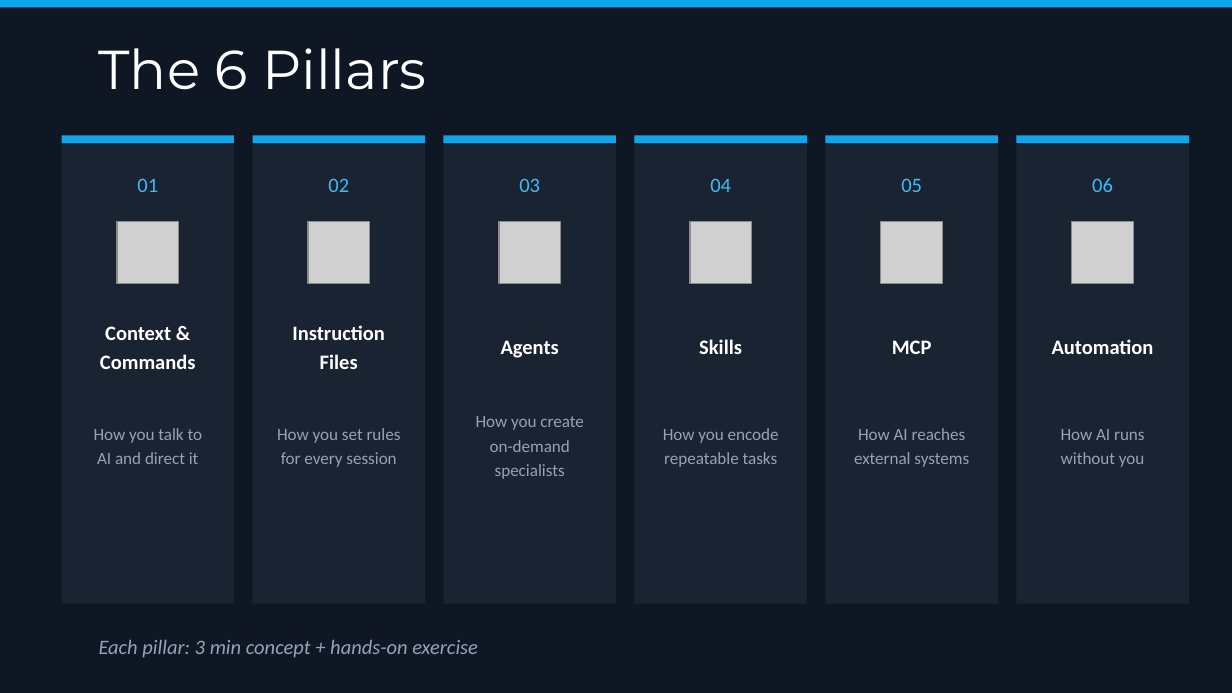
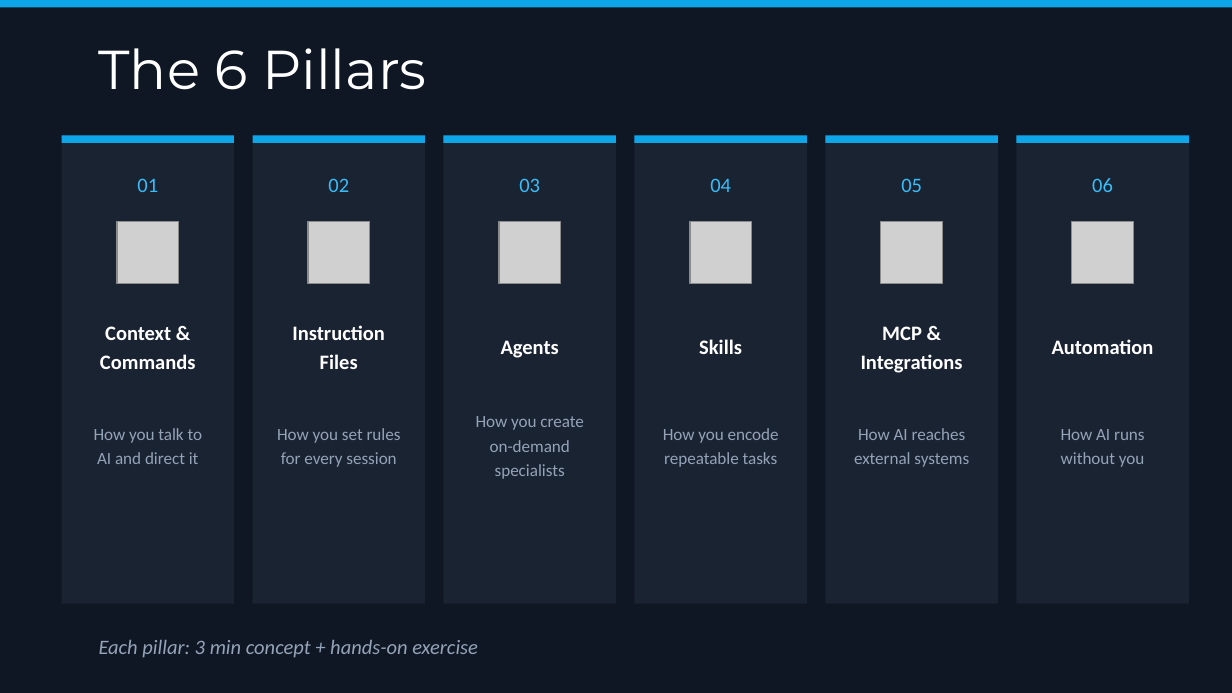
Before and after one commit to bubuding0809/copilot-cli-for-beginners, a slide deck: slide 4 of WORKSHOP-PRESENTATION.pptx. Drawn at 1232x693 pixels with LibreOffice and Linux fonts; fonts in the diff are those of the drawing; grey boxes stand for pictures. Boxes give left, top, right and bottom in pixels: in the first picture for what was removed or moved away, otherwise in the second. Text is boxed around its words. In the diff, an @@ line names an element or a change of style, - is before the commit and + after.

```diff
--- a/WORKSHOP-PRESENTATION.pptx
+++ b/WORKSHOP-PRESENTATION.pptx
@@ text at [861,326,963,373]: text changed @@
-MCP
+MCP &
+Integrations
```
Also in this commit, not shown: 4 other slides changed, 1 slide added, 1 slide removed, 3 other files.
